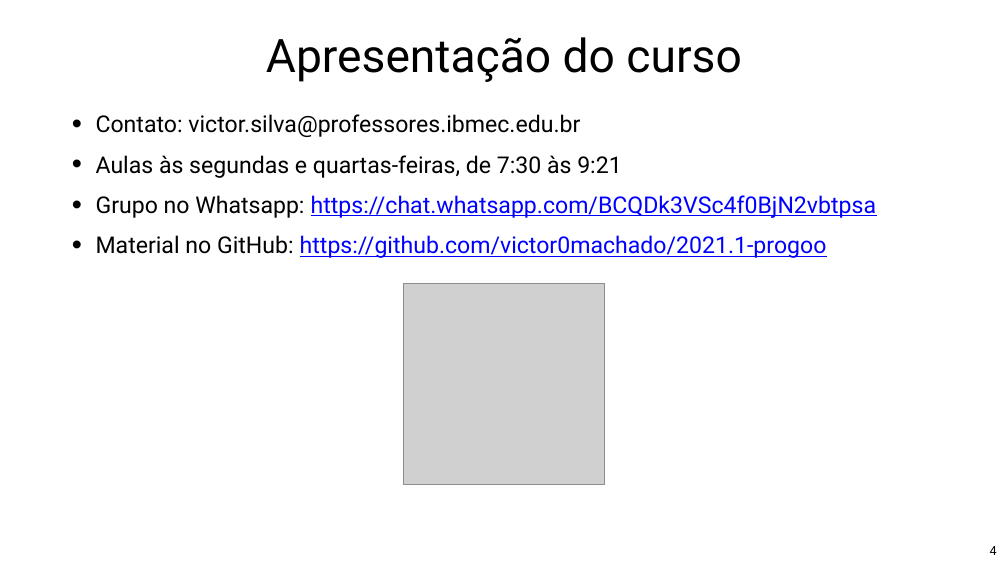
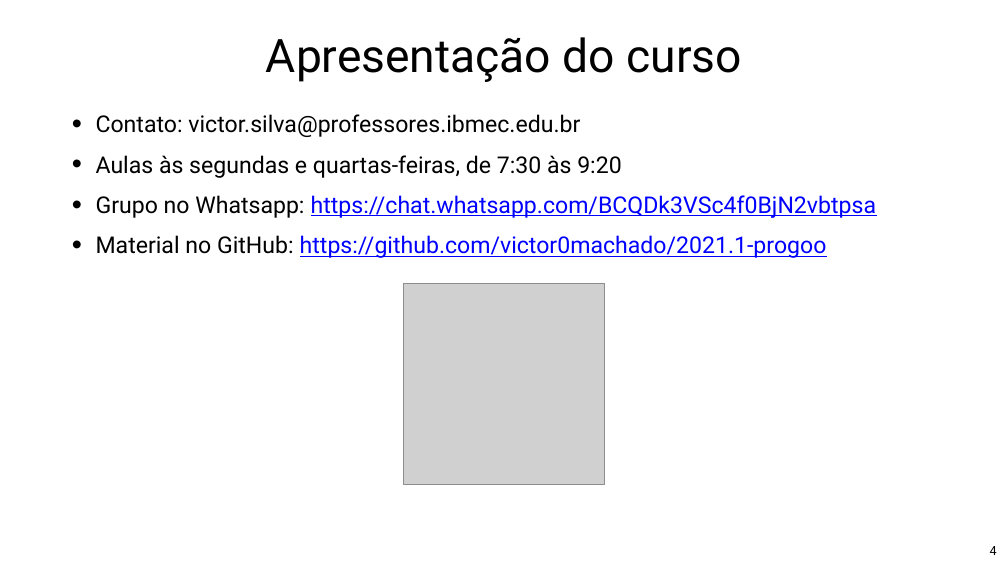
Before and after one commit to Pedrorocha13/2021.1-progoo, a slide deck: slide 4 of materiais/slides.pptx. Drawn at 1008x567 pixels with LibreOffice and Linux fonts; fonts in the diff are those of the drawing; grey boxes stand for pictures; background and template pictures are left out. Boxes give left, top, right and bottom in pixels: in the first picture for what was removed or moved away, otherwise in the second. Text is boxed around its words. In the diff, an @@ line names an element or a change of style, - is before the commit and + after.

```diff
--- a/materiais/slides.pptx
+++ b/materiais/slides.pptx
@@ text at bbox=[96, 155, 622, 178]: text changed @@
-• Aulas às segundas e quartas-feiras, de 7:30 às 9:21
+• Aulas às segundas e quartas-feiras, de 7:30 às 9:20
```
Also in this commit, not shown: 1 other slide changed, 1 other file.
